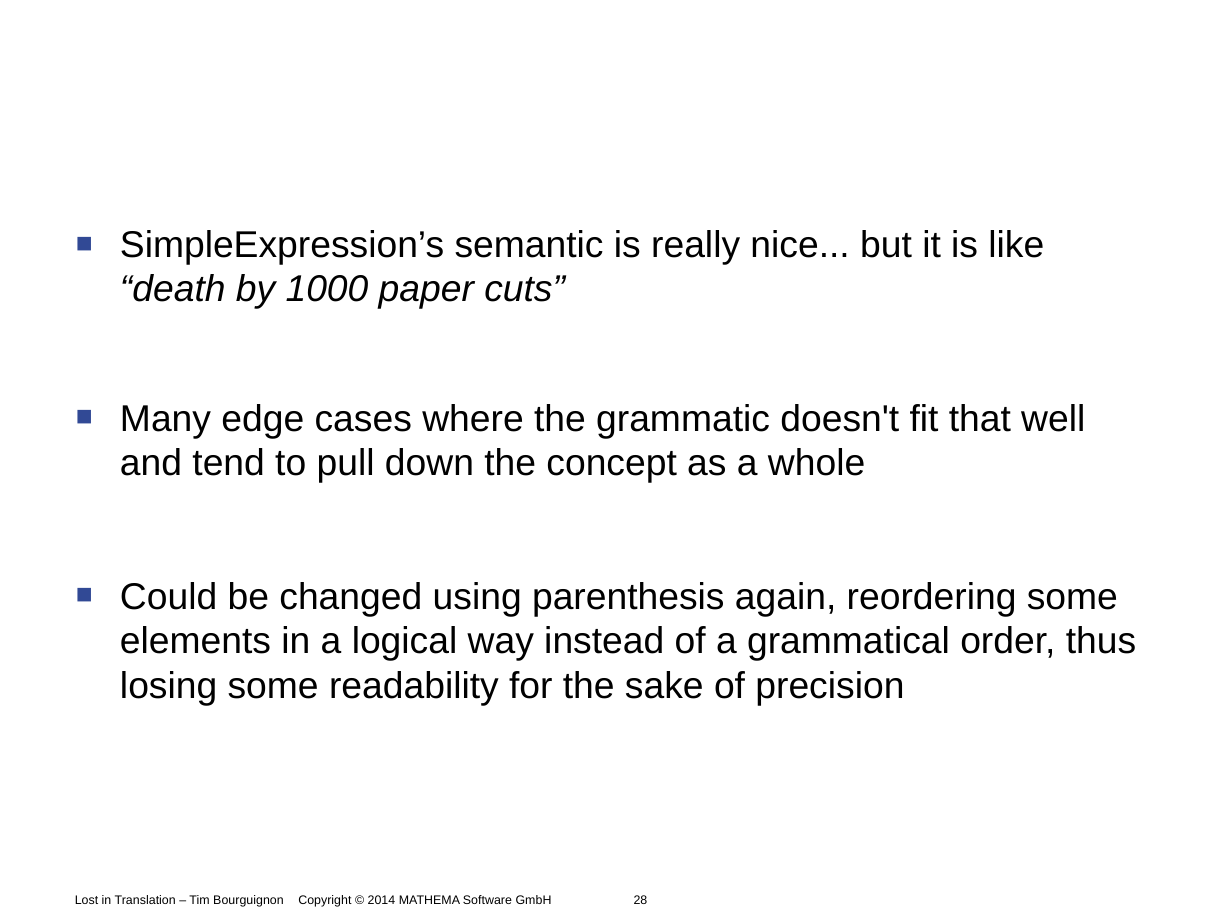
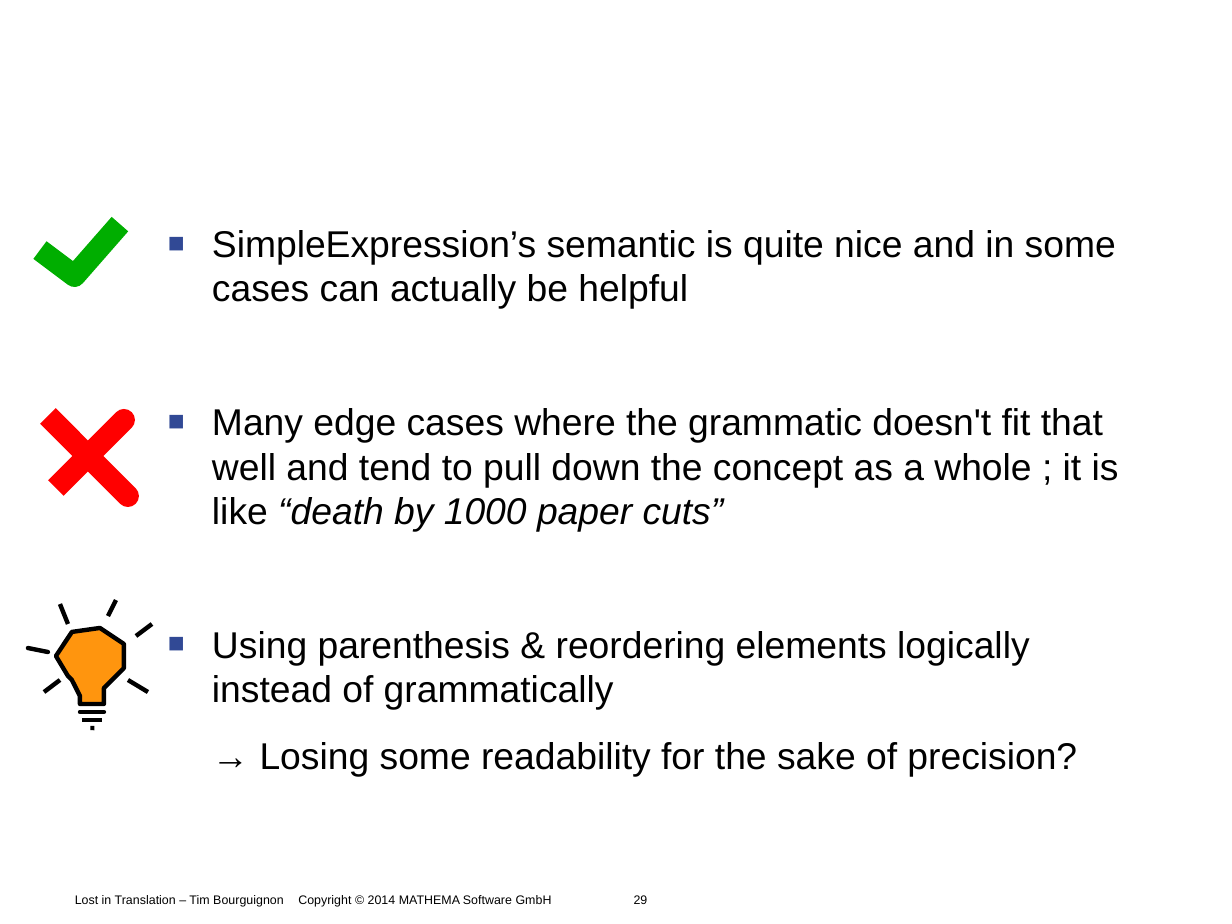
Before and after one commit to Timothep/Talk.LostInTranslation, a slide deck: slide 29 of LostInTranslation.odp (slide 28 before the commit). Drawn at 1232x924 pixels with LibreOffice and Linux fonts; fonts in the diff are those of the drawing; background and template pictures are left out. Boxes give left, top, right and bottom in pixels: in the first picture for what was removed or moved away, otherwise in the second. Text is boxed around its words. In the diff, an @@ line names an element or a change of style, - is before the commit and + after.

```diff
--- a/LostInTranslation.odp
+++ b/LostInTranslation.odp
@@ freeform shape added at (40, 225, 121, 276), outline #00AE00 14.17 pt @@
@@ text at (212, 230, 1119, 777): text changed @@
-■ SimpleExpression’s semantic is really nice... but it is like “death by 1000 paper cuts”
-■ Many edge cases where the grammatic doesn't fit that well and tend to pull down the concept as a whole
-■ Could be changed using parenthesis again, reordering some elements in a logical way instead of a grammatical order, thus losing some readability for the sake of precision
+■ SimpleExpression’s semantic is quite nice and in some cases can actually be helpful
+■ Many edge cases where the grammatic doesn't fit that well and tend to pull down the concept as a whole ; it is like “death by 1000 paper cuts”
+■ Using parenthesis & reordering elements logically instead of grammatically
+→ Losing some readability for the sake of precision?
@@ freeform shape added at (48, 416, 129, 496), outline #FF0000 14.17 pt @@
@@ freeform shape added at (56, 628, 124, 704), fill #FF950E, outline #000000 2.83 pt @@
@@ line added from (68, 624) to (60, 604), #000000 2.83 pt @@
@@ line added from (108, 616) to (116, 600), #000000 2.83 pt @@
@@ line added from (136, 636) to (152, 624), #000000 2.83 pt @@
@@ freeform shape added at (28, 648, 48, 653), outline #000000 2.83 pt @@
@@ line added from (60, 680) to (44, 692), #000000 2.83 pt @@
@@ line added from (129, 680) to (148, 692), #000000 2.83 pt @@
@@ freeform shape added at (80, 712, 104, 712), outline #000000 2.83 pt @@
@@ freeform shape added at (82, 720, 102, 720), outline #000000 2.83 pt @@
@@ line added from (91, 728) to (94, 728), #000000 2.83 pt @@
```
Also in this commit, not shown: 9 other slides changed, 1 slide added.
